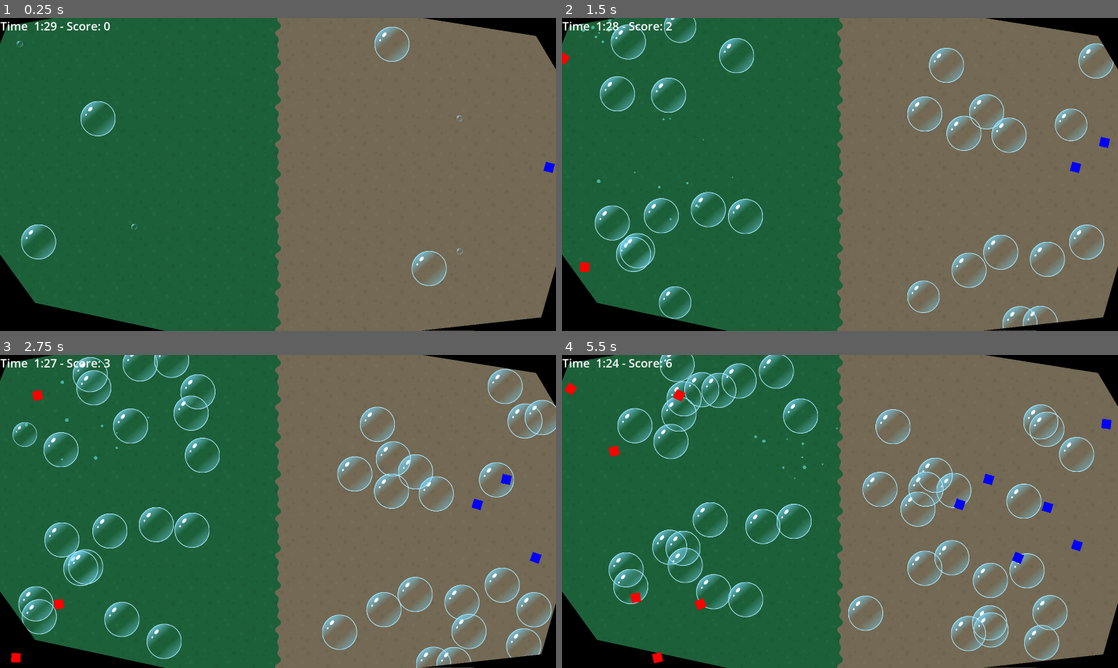
Above: before the commit, frames 1-4 (two rows, left to right).
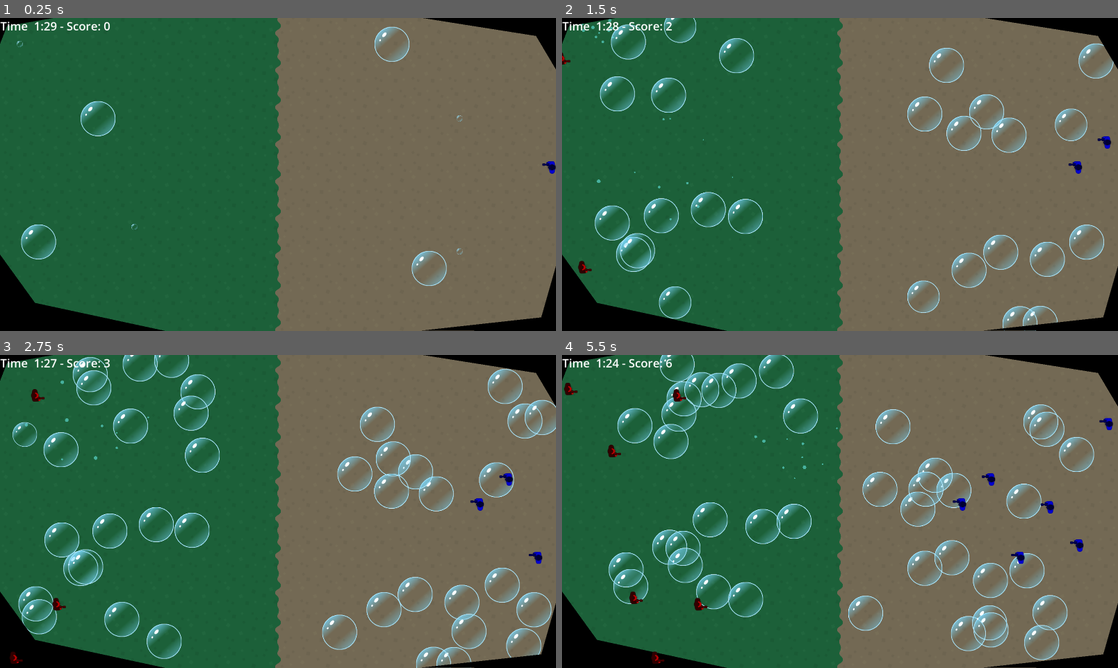
Above: after the commit, the same moments.

Repository: pkasprzyk/ggj2025
Game: Godot game, scene res://main.tscn
Same seed, same stepped clock (60 frames per second), same inputs: the game is played once before the commit and once after it.
Inputs (mouse positions are in pixels of both pictures, inside the frame that each line leads up to):
- Up to frame 1 (0.25 s): no input
- Up to frame 2 (1.5 s): move the mouse to (662, 118) at 0.52 s; click (662, 118) at 0.67 s; move the mouse to (600, 46) at 1.27 s; click (600, 46) at 1.42 s
- Up to frame 3 (2.75 s): move the mouse to (66, 426) at 2.02 s; click (66, 426) at 2.17 s
- Up to frame 4 (5.5 s): move the mouse to (695, 426) at 2.77 s; click (695, 426) at 2.92 s; move the mouse to (773, 392) at 3.52 s; click (773, 392) at 3.67 s; move the mouse to (728, 364) at 4.27 s; click (728, 364) at 4.42 s; move the mouse to (801, 458) at 5.02 s; click (801, 458) at 5.17 s

The runs differ from the first frame. In frame 1, less than 0.1% of the frame differs, in the area x 97-100%, y 45-50%; in frame 2, 0.3%; in frame 3, 0.4%; in frame 4, 0.9%, in the area x 0-100%, y 8-99%.

Commit message:
add unit sprite

Diff:
--- a/objects/unit_shooter/unit_shooter.gd
+++ b/objects/unit_shooter/unit_shooter.gd
@@ -86,5 +86,5 @@
 	var allignment_vec: Vector2 = _allignment_rule(friendly_units)
 	new_velocity = new_velocity + cohesion_vec + allignment_vec + seperation_vec
 	velocity = new_velocity.normalized() * speed
-	look_at(velocity)
+	look_at(global_position + velocity)
 	global_position += velocity * delta
--- a/objects/unit_shooter/unit_shooter.tscn
+++ b/objects/unit_shooter/unit_shooter.tscn
@@ -1,6 +1,7 @@
-[gd_scene load_steps=3 format=3 uid="uid://pwm6l2tln5xx"]
+[gd_scene load_steps=4 format=3 uid="uid://pwm6l2tln5xx"]
 
 [ext_resource type="Script" path="res://objects/unit_shooter/unit_shooter.gd" id="1_twmya"]
+[ext_resource type="Texture2D" uid="uid://cg8e1nu62mf6n" path="res://objects/unit_shooter/manBlue_machine.png" id="2_c7sij"]
 
 [sub_resource type="RectangleShape2D" id="RectangleShape2D_85p5x"]
 size = Vector2(32, 32)
@@ -15,6 +16,5 @@
 position = Vector2(-16, -16)
 shape = SubResource("RectangleShape2D_85p5x")
 
-[node name="Polygon2D" type="Polygon2D" parent="."]
-position = Vector2(32, 40)
-polygon = PackedVector2Array(-48, -56, -48, -24, -16, -24, -16, -56)
+[node name="Sprite2D" type="Sprite2D" parent="."]
+texture = ExtResource("2_c7sij")
Binary file added: objects/unit_shooter/manBlue_machine.png
Not shown, added: objects/unit_shooter/manBlue_machine.png.import
